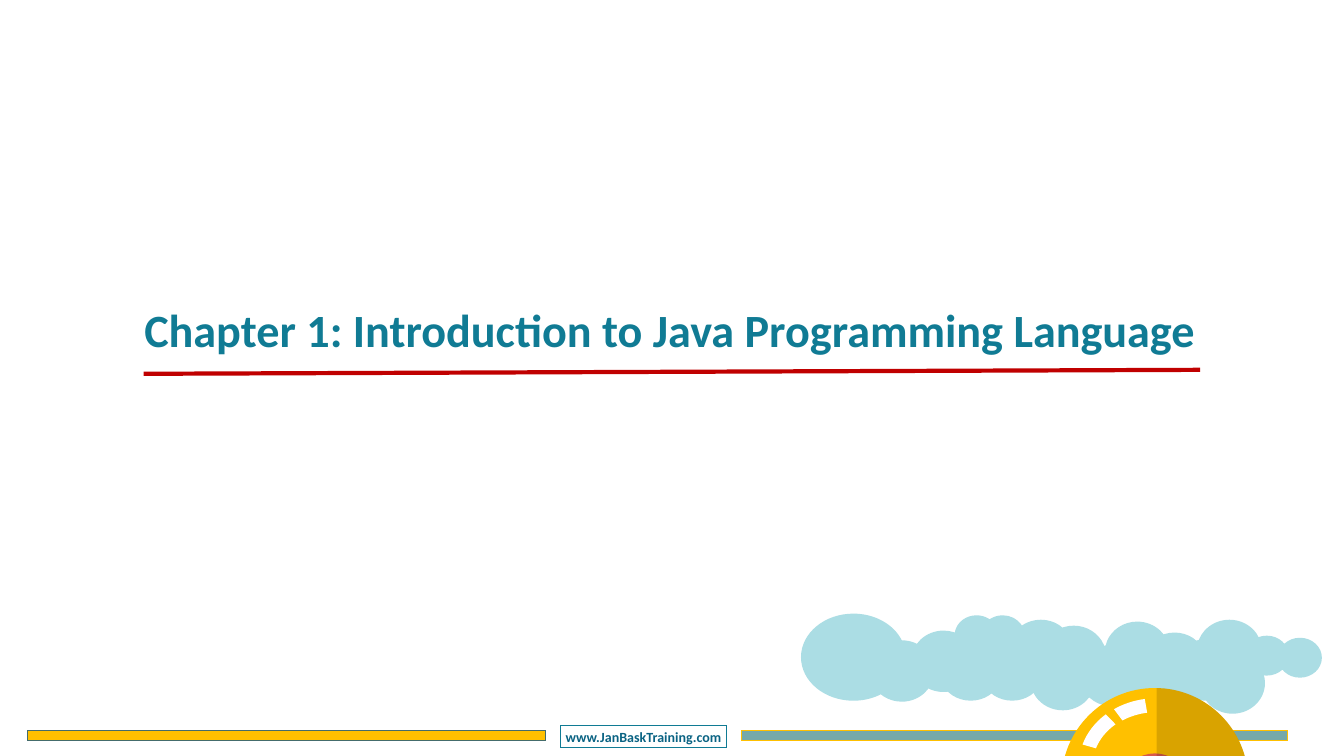
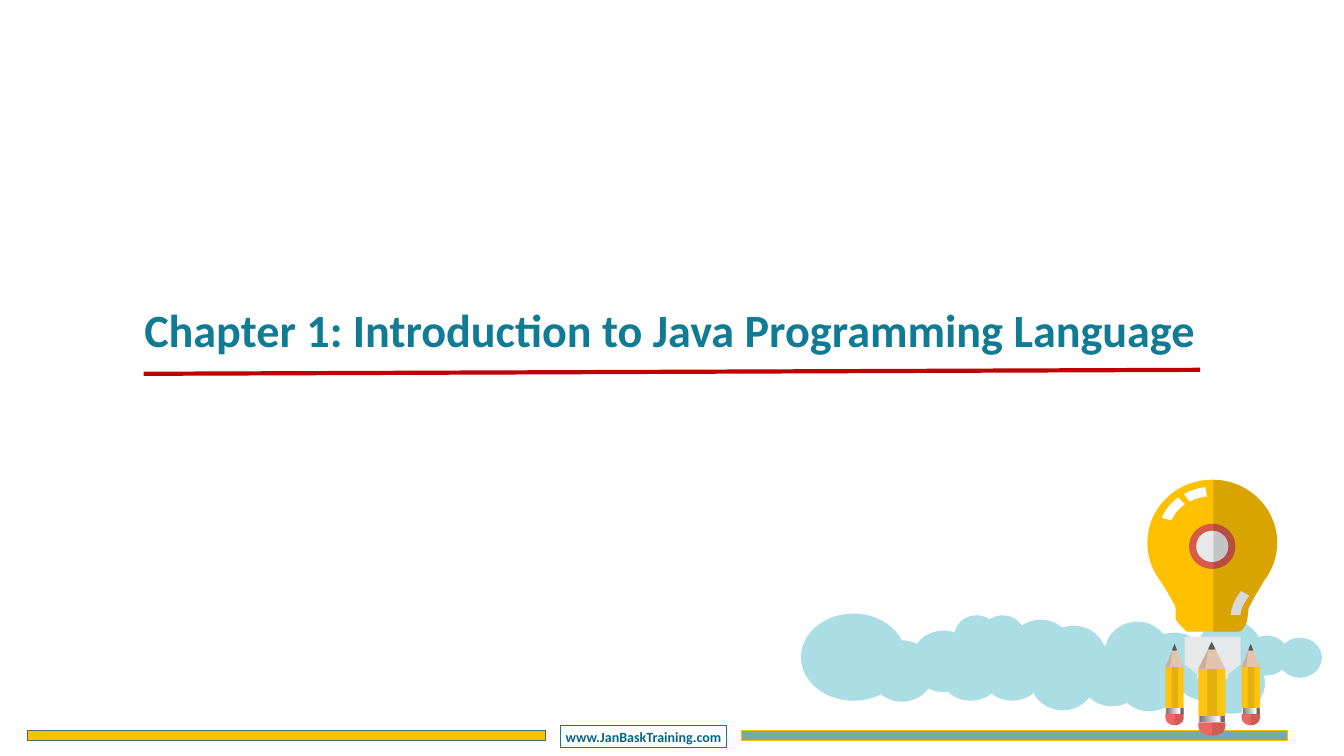
Before and after one commit to CompleteJavaTraining/JavaEssentials, a slide deck: slide 1 of slides/COREJ1/COREJ1 - Chapter1.pptx. Drawn at 1344x756 pixels with LibreOffice and Linux fonts; fonts in the diff are those of the drawing; background and template pictures are left out. Boxes give left, top, right and bottom in pixels: in the first picture for what was removed or moved away, otherwise in the second. Text is boxed around its words. In the diff, an @@ line names an element or a change of style, - is before the commit and + after.

```diff
--- a/slides/COREJ1/COREJ1 - Chapter1.pptx
+++ b/slides/COREJ1/COREJ1 - Chapter1.pptx
@@ freeform shape at (x1=1225, y1=589, x2=1254, y2=617): rotation 0 to 345 degrees; outline redrawn @@
@@ group removed at (x1=1061, y1=688, x2=1248, y2=756): 4 freeform shapes @@
@@ group added at (x1=1147, y1=480, x2=1277, y2=736): 22 freeform shapes, 9 rounded rectangles @@
```
Also in this commit, not shown: 8 other files.
